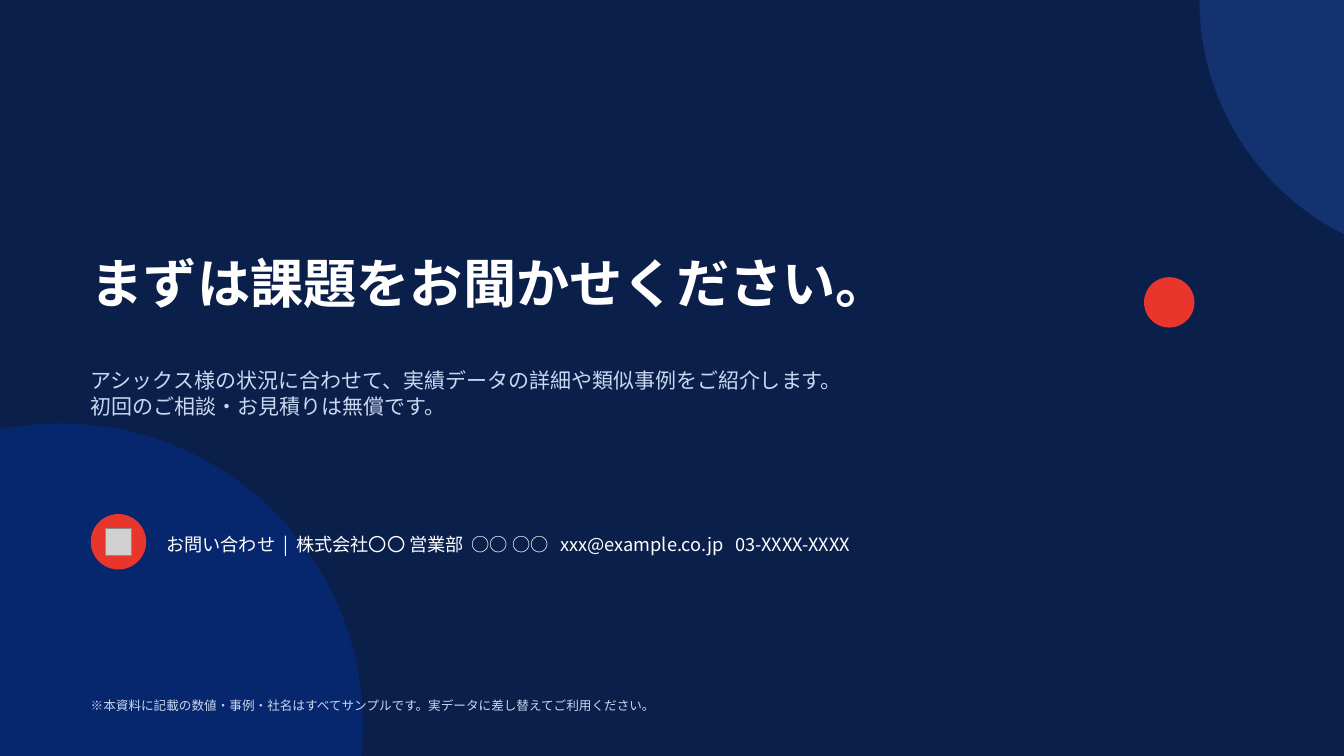
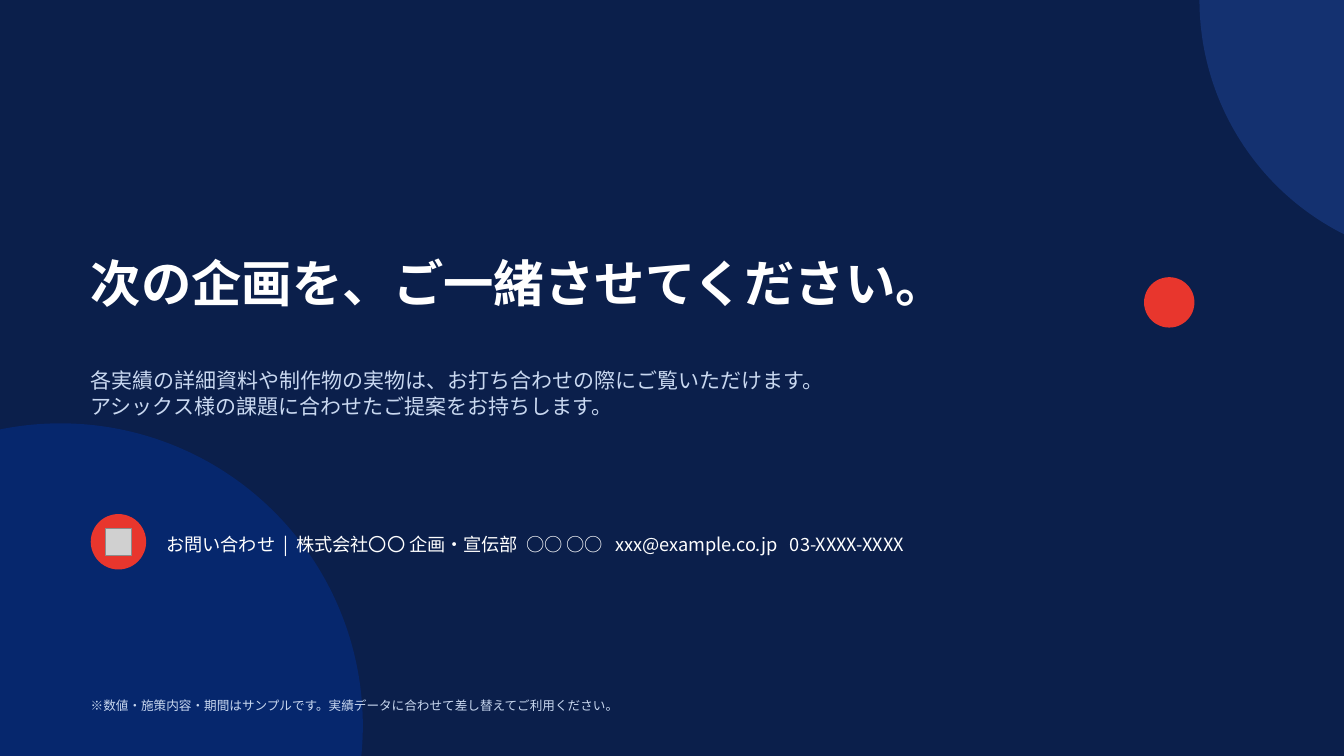
Before and after one commit to 1828828a-glitch/Claude-Code, a slide deck: slide 9 of materials/asics/asics_track_record.pptx (slide 10 before the commit). Drawn at 1344x756 pixels with LibreOffice and Linux fonts; fonts in the diff are those of the drawing; grey boxes stand for pictures. Boxes give left, top, right and bottom in pixels: in the first picture for what was removed or moved away, otherwise in the second. Text is boxed around its words. In the diff, an @@ line names an element or a change of style, - is before the commit and + after.

```diff
--- a/materials/asics/asics_track_record.pptx
+++ b/materials/asics/asics_track_record.pptx
@@ text at (91, 258, 946, 307): text changed; size 38 to 36 pt @@
-まずは課題をお聞かせください。
+次の企画を、ご一緒させてください。
@@ text at (91, 370, 823, 416): text changed @@
-アシックス様の状況に合わせて、実績データの詳細や類似事例をご紹介します。
-初回のご相談・お見積りは無償です。
+各実績の詳細資料や制作物の実物は、お打ち合わせの際にご覧いただけます。
+アシックス様の課題に合わせたご提案をお持ちします。
@@ text at (166, 535, 904, 556): text changed @@
-お問い合わせ | 株式会社〇〇 営業部 ○○ ○○ xxx@example.co.jp 03-XXXX-XXXX
+お問い合わせ | 株式会社〇〇 企画・宣伝部 ○○ ○○ xxx@example.co.jp 03-XXXX-XXXX
@@ text at (91, 699, 618, 711): text changed @@
-※本資料に記載の数値・事例・社名はすべてサンプルです。実データに差し替えてご利用ください。
+※数値・施策内容・期間はサンプルです。実績データに合わせて差し替えてご利用ください。
```
Also in this commit, not shown: 1 other slide changed, 7 slides added, 8 slides removed, 1 other file.
